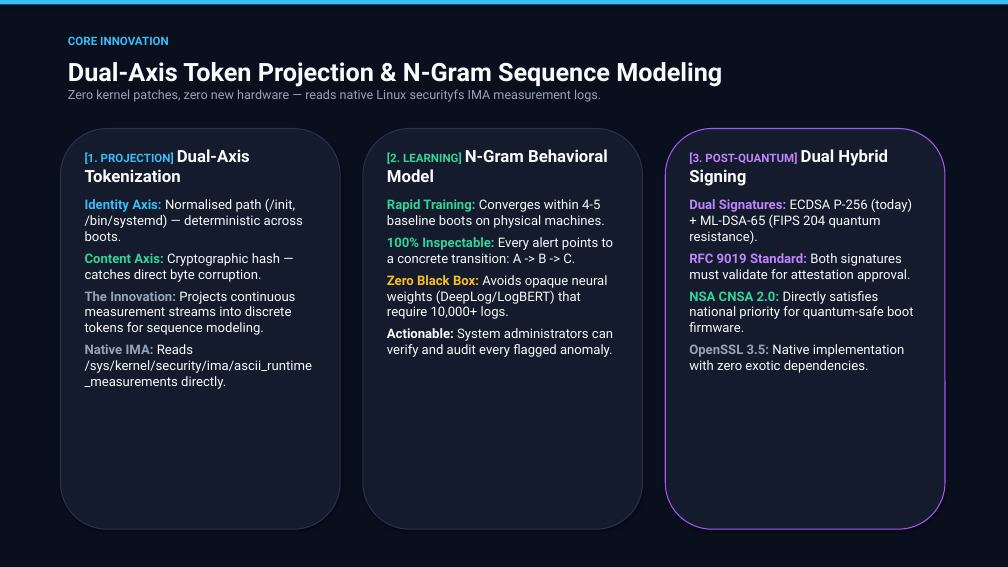
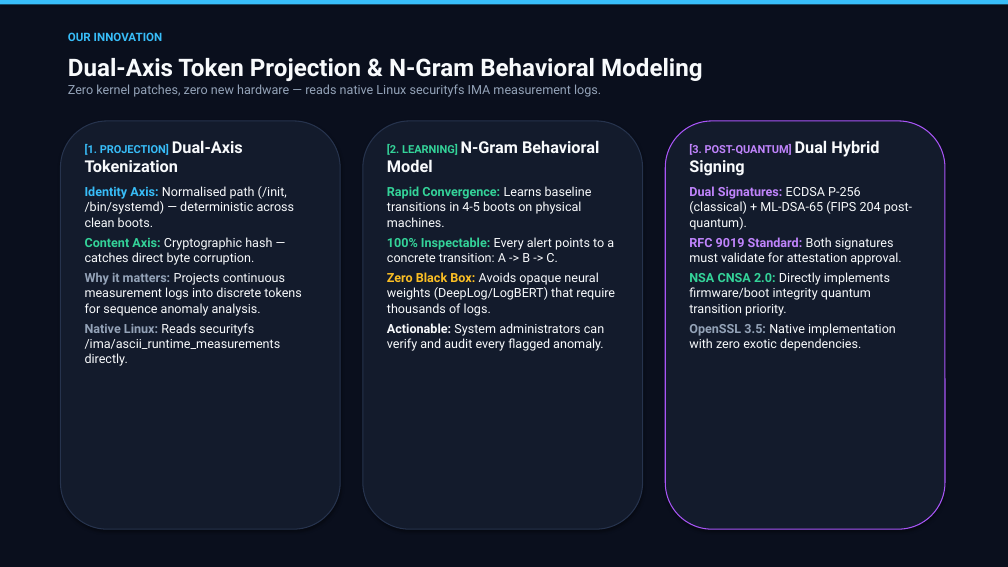
Before and after one commit to basithladdu/prahari, a slide deck: slide 3 of docs/PRAHARI.pptx. Drawn at 1008x567 pixels with LibreOffice and Linux fonts; fonts in the diff are those of the drawing. Boxes give left, top, right and bottom in pixels: in the first picture for what was removed or moved away, otherwise in the second. Text is boxed around its words. In the diff, an @@ line names an element or a change of style, - is before the commit and + after.

```diff
--- a/docs/PRAHARI.pptx
+++ b/docs/PRAHARI.pptx
@@ text at bbox=[68, 58, 703, 81]: text changed; size 24 to 23 pt @@
-Dual-Axis Token Projection & N-Gram Sequence Modeling
+Dual-Axis Token Projection & N-Gram Behavioral Modeling
@@ text at bbox=[68, 32, 163, 41]: text changed @@
-CORE INNOVATION
+OUR INNOVATION
@@ rounded rectangle: place and size @@
-rounded rectangle at bbox=[60, 129, 340, 529]
+rounded rectangle at bbox=[60, 121, 340, 529]
@@ text "[1. PROJECTION] Dual-Axis Tokenization": place and size @@
-text "[1. PROJECTION] Dual-Axis Tokenization" at bbox=[85, 149, 313, 389]
+text "[1. PROJECTION] Dual-Axis Tokenization" at bbox=[85, 140, 302, 366]
@@ text at bbox=[85, 140, 272, 265]: size 11 to 10.5 pt in "[1. PROJECTION]"; size 16 to 15.5 pt in "Dual-Axis Tokenization"; size 12.5 to 12 pt in "Content Axis: Cryptographic hash — catches direct ..."; less space between paragraphs @@
@@ rounded rectangle: place and size @@
-rounded rectangle at bbox=[363, 129, 643, 529]
+rounded rectangle at bbox=[363, 121, 643, 529]
@@ text "[2. LEARNING] N-Gram Behavioral Model": place and size @@
-text "[2. LEARNING] N-Gram Behavioral Model" at bbox=[387, 149, 614, 357]
+text "[2. LEARNING] N-Gram Behavioral Model" at bbox=[387, 140, 615, 351]
@@ text at bbox=[387, 140, 614, 351]: size 11 to 10.5 pt in "[2. LEARNING]"; size 16 to 15.5 pt in "N-Gram Behavioral Model"; size 12.5 to 12 pt in "100% Inspectable: Every alert points to a ...", "Actionable: System administrators can verify and audit ..."; less space between paragraphs @@
@@ rounded rectangle: place and size @@
-rounded rectangle at bbox=[665, 129, 945, 529]
+rounded rectangle at bbox=[665, 121, 945, 529]
@@ text "[3. POST-QUANTUM] Dual Hybrid Signing": place and size @@
-text "[3. POST-QUANTUM] Dual Hybrid Signing" at bbox=[689, 149, 914, 373]
+text "[3. POST-QUANTUM] Dual Hybrid Signing" at bbox=[689, 140, 912, 351]
@@ text at bbox=[689, 140, 901, 351]: size 11 to 10.5 pt in "[3. POST-QUANTUM]"; size 16 to 15.5 pt in "Dual Hybrid Signing"; size 12.5 to 12 pt in "RFC 9019 Standard: Both signatures must validate ...", "OpenSSL 3.5: Native implementation with zero exotic ..."; less space between paragraphs @@
@@ text at bbox=[85, 186, 295, 227]: text changed; size 12.5 to 12 pt @@
-Identity Axis: Normalised path (/init, /bin/systemd) — deterministic across boots.
+Identity Axis: Normalised path (/init, /bin/systemd) — deterministic across clean boots.
@@ text at bbox=[387, 186, 592, 227]: text changed; size 12.5 to 12 pt @@
-Rapid Training: Converges within 4-5 baseline boots on physical machines.
+Rapid Convergence: Learns baseline transitions in 4-5 boots on physical machines.
@@ text at bbox=[689, 186, 912, 230]: text changed; size 12.5 to 12 pt @@
-Dual Signatures: ECDSA P-256 (today) + ML-DSA-65 (FIPS 204 quantum resistance).
+Dual Signatures: ECDSA P-256 (classical) + ML-DSA-65 (FIPS 204 post-quantum).
@@ text at bbox=[85, 272, 302, 366]: text changed; size 12.5 to 12 pt @@
-The Innovation: Projects continuous measurement streams into discrete tokens for sequence modeling.
-Native IMA: Reads /sys/kernel/security/ima/ascii_runtime_measurements directly.
+Why it matters: Projects continuous measurement logs into discrete tokens for sequence anomaly analysis.
+Native Linux: Reads securityfs /ima/ascii_runtime_measurements directly.
@@ text at bbox=[387, 272, 615, 316]: text changed; size 12.5 to 12 pt @@
-Zero Black Box: Avoids opaque neural weights (DeepLog/LogBERT) that require 10,000+ logs.
+Zero Black Box: Avoids opaque neural weights (DeepLog/LogBERT) that require thousands of logs.
@@ text at bbox=[689, 272, 890, 316]: text changed; size 12.5 to 12 pt @@
-NSA CNSA 2.0: Directly satisfies national priority for quantum-safe boot firmware.
+NSA CNSA 2.0: Directly implements firmware/boot integrity quantum transition priority.
```
Also in this commit, not shown: 6 other slides changed.
